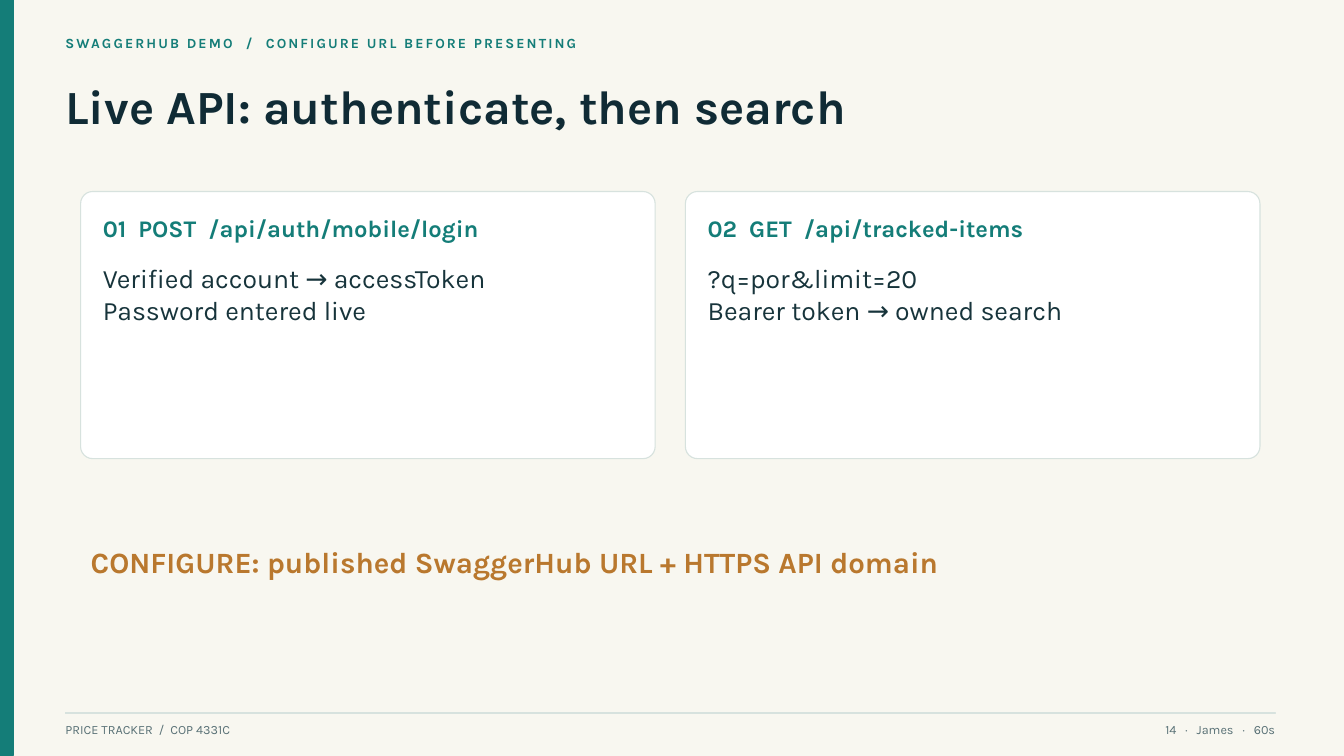
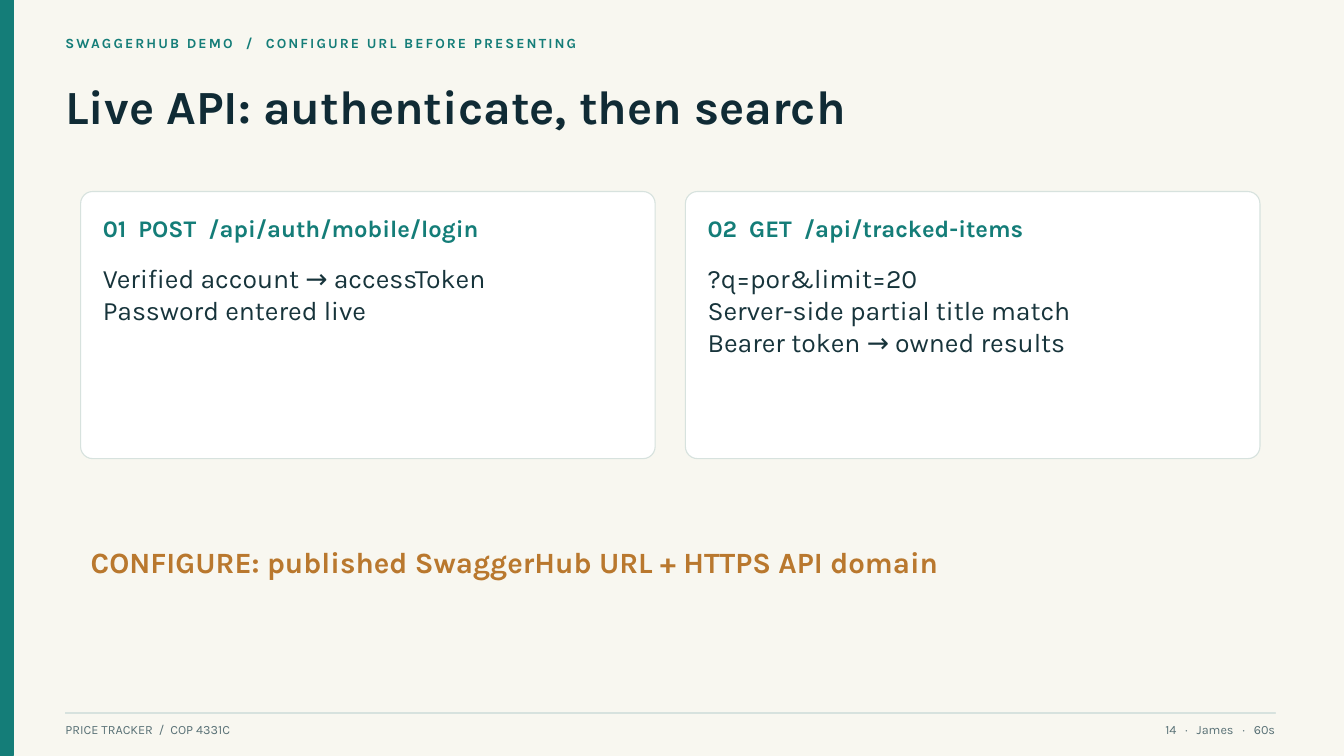
Before and after one commit to aluciencozy/price-tracker, a slide deck: slide 14 of docs/presentation/price-tracker.pptx. Drawn at 1344x756 pixels with LibreOffice and Linux fonts; fonts in the diff are those of the drawing. Boxes give left, top, right and bottom in pixels: in the first picture for what was removed or moved away, otherwise in the second. Text is boxed around its words. In the diff, an @@ line names an element or a change of style, - is before the commit and + after.

```diff
--- a/docs/presentation/price-tracker.pptx
+++ b/docs/presentation/price-tracker.pptx
@@ text at [708,301,1070,353]: text changed @@
-Bearer token → owned search
+Server-side partial title match
+Bearer token → owned results
```
Also in this commit, not shown: 1 other slide changed, 3 other files.
